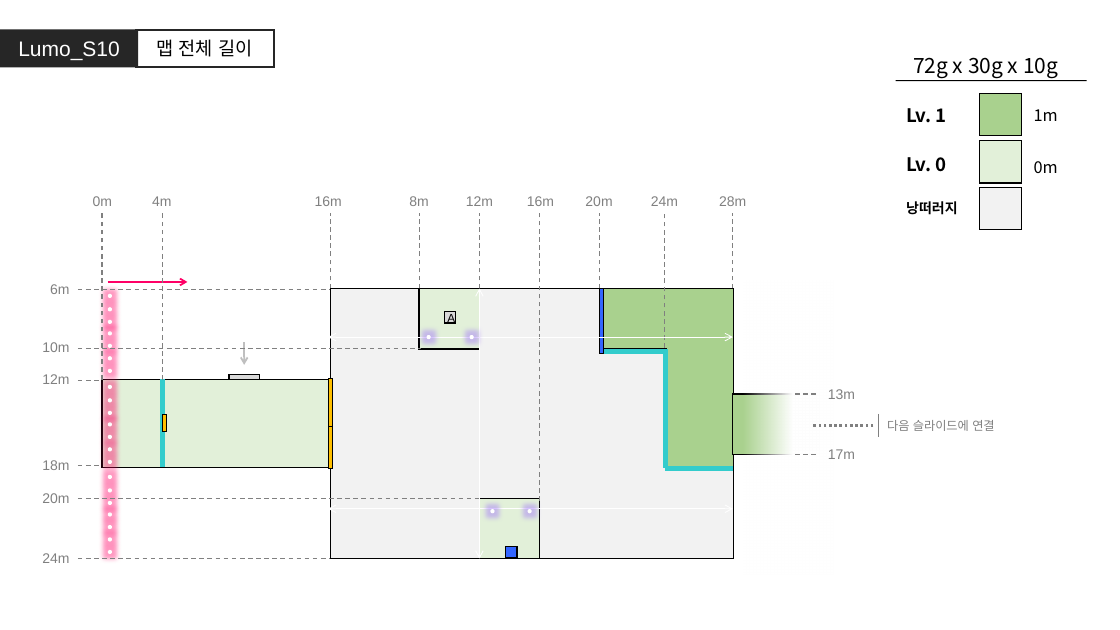
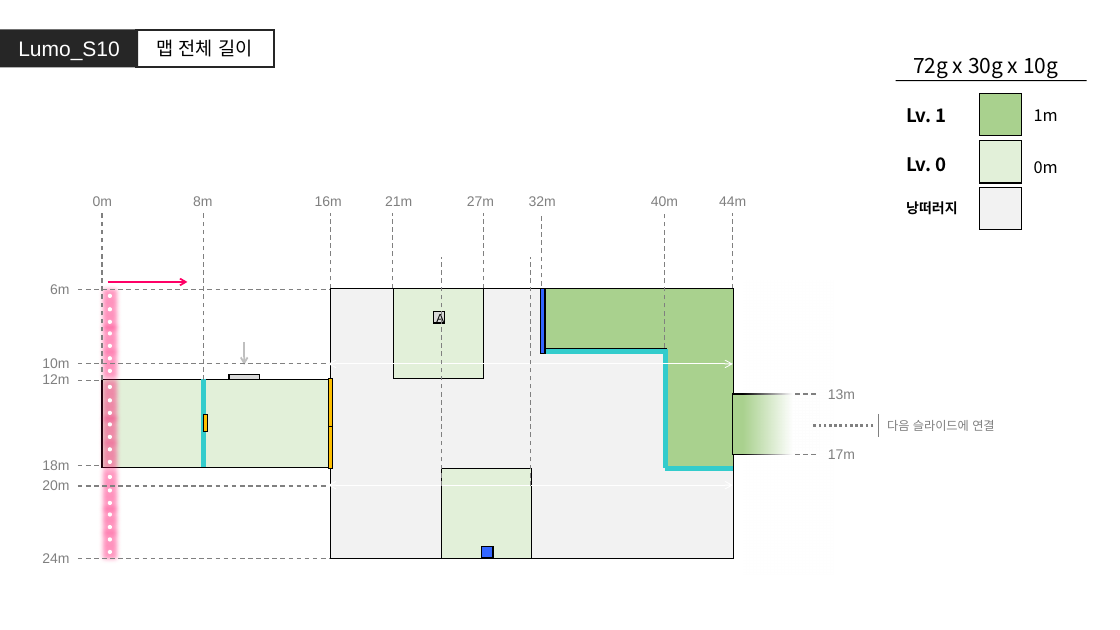
Before and after one commit to GGMGangsterHamster/GangsterHamster, a slide deck: slide 7 of Documents/LevelDesign/LumoStage/Lumo_Stage.pptx. Drawn at 1120x630 pixels with LibreOffice and Linux fonts; fonts in the diff are those of the drawing. Boxes give left, top, right and bottom in pixels: in the first picture for what was removed or moved away, otherwise in the second. Text is boxed around its words. In the diff, an @@ line names an element or a change of style, - is before the commit and + after.

```diff
--- a/Documents/LevelDesign/LumoStage/Lumo_Stage.pptx
+++ b/Documents/LevelDesign/LumoStage/Lumo_Stage.pptx
@@ text removed at bbox=[152, 196, 171, 206] @@
-4m
@@ text "8m": place and size @@
-text "8m" at bbox=[409, 196, 428, 206]
+text "8m" at bbox=[193, 196, 212, 206]
@@ text added at bbox=[385, 196, 412, 206], 12 pt, text #808080 @@
+21m
@@ text at bbox=[467, 196, 494, 206]: text changed @@
-12m
+27m
@@ text at bbox=[529, 196, 556, 206]: text changed @@
-16m
+32m
@@ text removed at bbox=[585, 196, 612, 206] @@
-20m
@@ text at bbox=[651, 196, 678, 206]: text changed @@
-24m
+40m
@@ text at bbox=[719, 196, 746, 206]: text changed @@
-28m
+44m
@@ line moved from (419, 288) - (419, 213) to (393, 288) - (393, 213) @@
@@ line moved from (480, 288) - (480, 213) to (484, 288) - (484, 213) @@
@@ line moved from (540, 501) - (540, 213) to (542, 350) - (542, 213) @@
@@ line removed from (599, 288) to (599, 213) @@
@@ double arrow moved from (480, 288) - (480, 559) to (441, 486) - (441, 257) @@
@@ double arrow (441, 486) - (441, 257): double arrow to line; stroke #FFFFFF 0.75 pt to #808080 1 pt dashed @@
@@ line added from (531, 486) to (531, 257), #808080 1 pt dashed @@
@@ rectangle: place and size @@
-rectangle at bbox=[419, 289, 480, 350]
+rectangle at bbox=[393, 289, 483, 379]
@@ rectangle: place and size @@
-rectangle at bbox=[599, 288, 603, 354]
+rectangle at bbox=[541, 288, 545, 354]
@@ rectangle: place and size @@
-rectangle at bbox=[599, 289, 734, 350]
+rectangle at bbox=[545, 289, 734, 350]
@@ rectangle "A": place and size @@
-rectangle "A" at bbox=[444, 312, 456, 323]
+rectangle "A" at bbox=[434, 312, 445, 323]
@@ text "10m": place and size @@
-text "10m" at bbox=[42, 342, 69, 352]
+text "10m" at bbox=[42, 358, 69, 368]
@@ ellipse removed at bbox=[427, 335, 431, 339] @@
@@ ellipse removed at bbox=[470, 335, 474, 339] @@
@@ line moved from (599, 351) - (666, 351) to (545, 351) - (666, 351) @@
@@ line moved from (78, 349) - (421, 349) to (78, 364) - (329, 364) @@
@@ double arrow moved from (329, 337) - (733, 337) to (329, 364) - (733, 364) @@
@@ 2 lines, 1 rectangle: place and size @@
-2 lines, 1 rectangle at bbox=[162, 213, 166, 467]
+2 lines, 1 rectangle at bbox=[203, 213, 208, 467]
@@ text "20m": place and size @@
-text "20m" at bbox=[42, 493, 69, 503]
+text "20m" at bbox=[42, 480, 69, 490]
@@ rectangle: place and size @@
-rectangle at bbox=[480, 498, 540, 559]
+rectangle at bbox=[441, 468, 532, 559]
@@ line moved from (78, 499) - (480, 499) to (78, 486) - (329, 486) @@
@@ double arrow moved from (329, 509) - (733, 509) to (329, 486) - (733, 486) @@
@@ ellipse removed at bbox=[491, 509, 495, 513] @@
@@ ellipse removed at bbox=[528, 509, 532, 513] @@
@@ rectangle: place and size @@
-rectangle at bbox=[506, 547, 518, 559]
+rectangle at bbox=[481, 547, 493, 559]
```
Also in this commit, not shown: 4 other slides changed, 3 other files.
